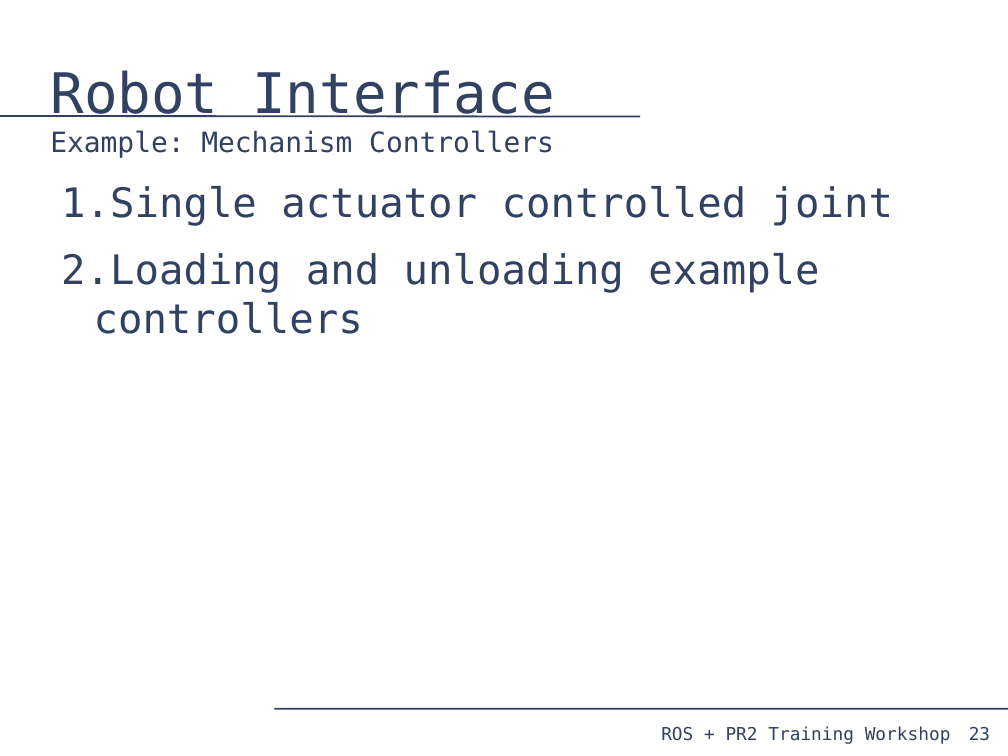
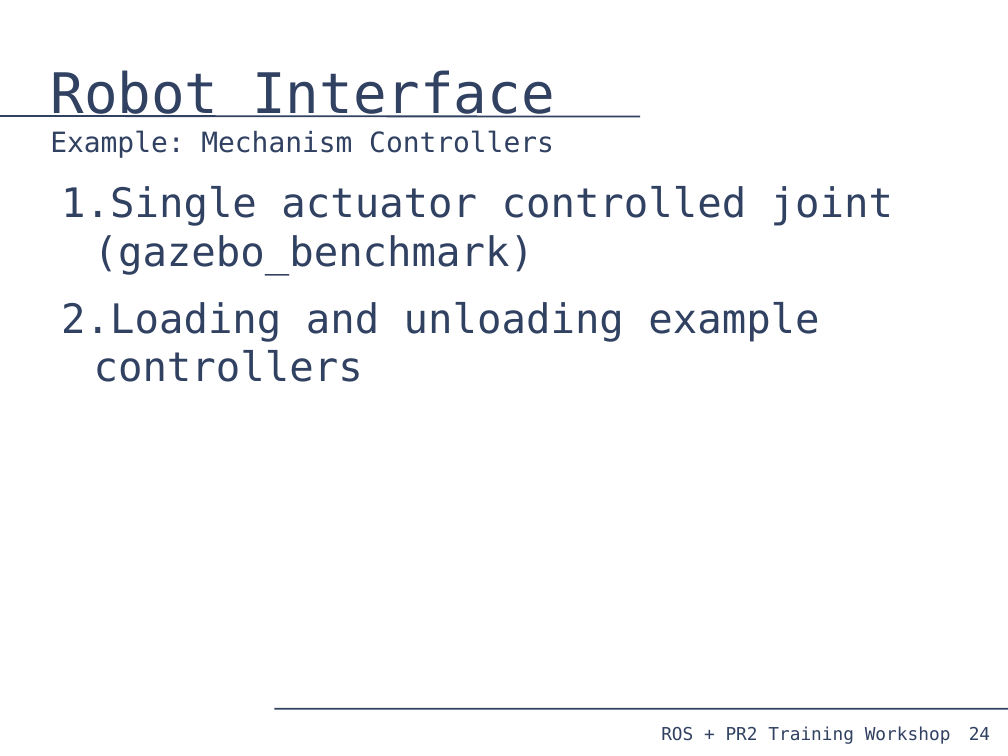
Before and after one commit to PR2/pr2_docs, a slide deck: slide 24 of pr2_training_workshop/simulation/simulation_training_workshop.odp (slide 23 before the commit). Drawn at 1008x756 pixels with LibreOffice and Linux fonts; fonts in the diff are those of the drawing. Boxes give left, top, right and bottom in pixels: in the first picture for what was removed or moved away, otherwise in the second. Text is boxed around its words. In the diff, an @@ line names an element or a change of style, - is before the commit and + after.

```diff
--- a/pr2_training_workshop/simulation/simulation_training_workshop.odp
+++ b/pr2_training_workshop/simulation/simulation_training_workshop.odp
@@ text at [61, 186, 893, 275]: text changed @@
-1. Single actuator controlled joint
+1. Single actuator controlled joint (gazebo_benchmark)
@@ page number at [969, 727, 990, 740]: text changed @@
-23
+24
```
Also in this commit, not shown: 1 other slide changed, 1 slide added.
